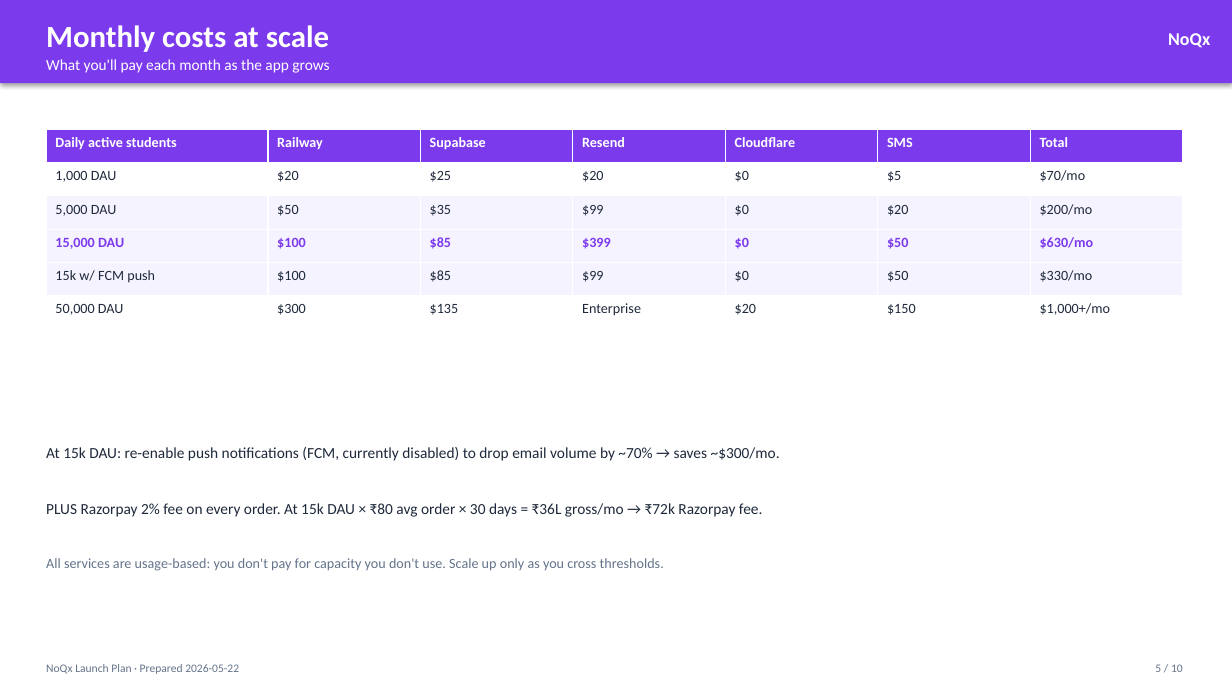
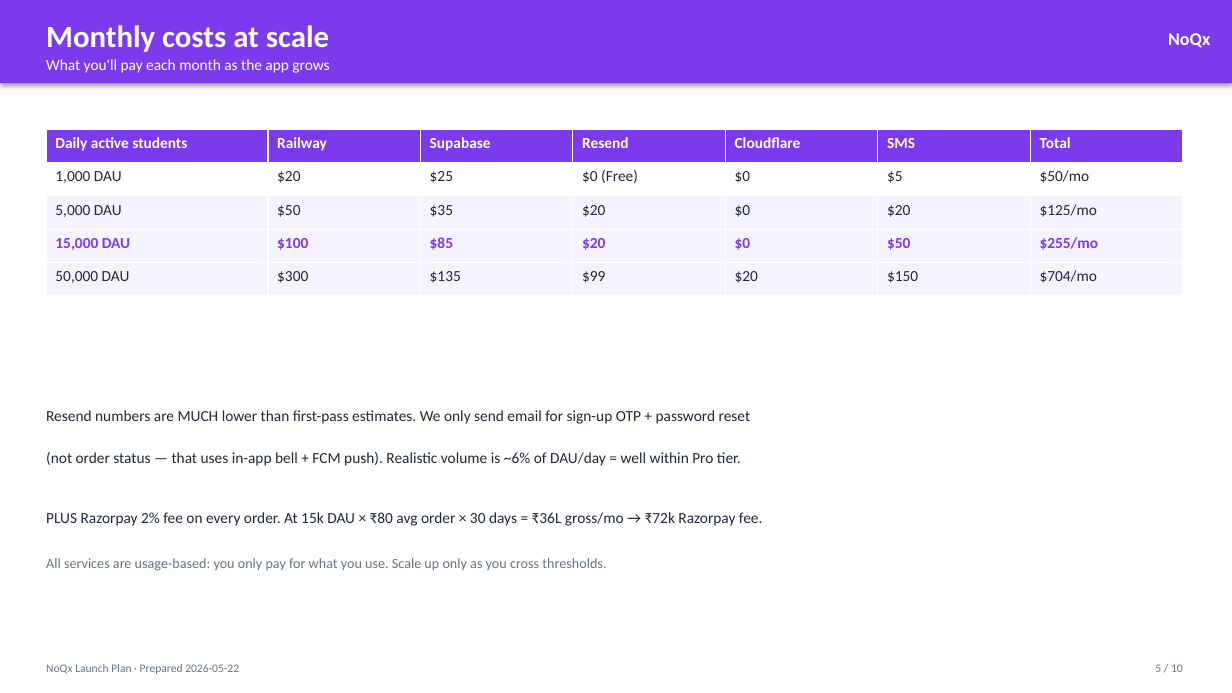
Before and after one commit to DH72367259/Canteen_Application, a slide deck: slide 5 of distribution/NoQx_Launch_Plan.pptx. Drawn at 1232x693 pixels with LibreOffice and Linux fonts; fonts in the diff are those of the drawing. Boxes give left, top, right and bottom in pixels: in the first picture for what was removed or moved away, otherwise in the second. Text is boxed around its words. In the diff, an @@ line names an element or a change of style, - is before the commit and + after.

```diff
--- a/distribution/NoQx_Launch_Plan.pptx
+++ b/distribution/NoQx_Launch_Plan.pptx
@@ table at (46,129,1183,296) @@
-row 2: 1,000 DAU | $20 | $25 | $20 | $0 | $5 | $70/mo
-row 3: 5,000 DAU | $50 | $35 | $99 | $0 | $20 | $200/mo
-row 4: 15,000 DAU | $100 | $85 | $399 | $0 | $50 | $630/mo
-row 5: 15k w/ FCM push | $100 | $85 | $99 | $0 | $50 | $330/mo
-row 6: 50,000 DAU | $300 | $135 | Enterprise | $20 | $150 | $1,000+/mo
+row 2: 1,000 DAU | $20 | $25 | $0 (Free) | $0 | $5 | $50/mo
+row 3: 5,000 DAU | $50 | $35 | $20 | $0 | $20 | $125/mo
+row 4: 15,000 DAU | $100 | $85 | $20 | $0 | $50 | $255/mo
+row 5: 50,000 DAU | $300 | $135 | $99 | $20 | $150 | $704/mo
@@ text added at (46,410,751,424), 12 pt, text #1E293B @@
+Resend numbers are MUCH lower than first-pass estimates. We only send email for sign-up OTP + password reset
@@ text removed at (46,447,780,461) @@
-At 15k DAU: re-enable push notifications (FCM, currently disabled) to drop email volume by ~70% → saves ~$300/mo.
@@ text added at (46,452,741,466), 12 pt, text #1E293B @@
+(not order status — that uses in-app bell + FCM push). Realistic volume is ~6% of DAU/day = well within Pro tier.
@@ text "PLUS Razorpay 2% fee on ...": place and size @@
-text "PLUS Razorpay 2% fee on ..." at (46,503,762,517)
+text "PLUS Razorpay 2% fee on ..." at (46,512,762,526)
@@ text at (46,558,606,571): text changed @@
-All services are usage-based: you don't pay for capacity you don't use. Scale up only as you cross thresholds.
+All services are usage-based: you only pay for what you use. Scale up only as you cross thresholds.
```
Also in this commit, not shown: 1 other slide changed, 2 other files.
